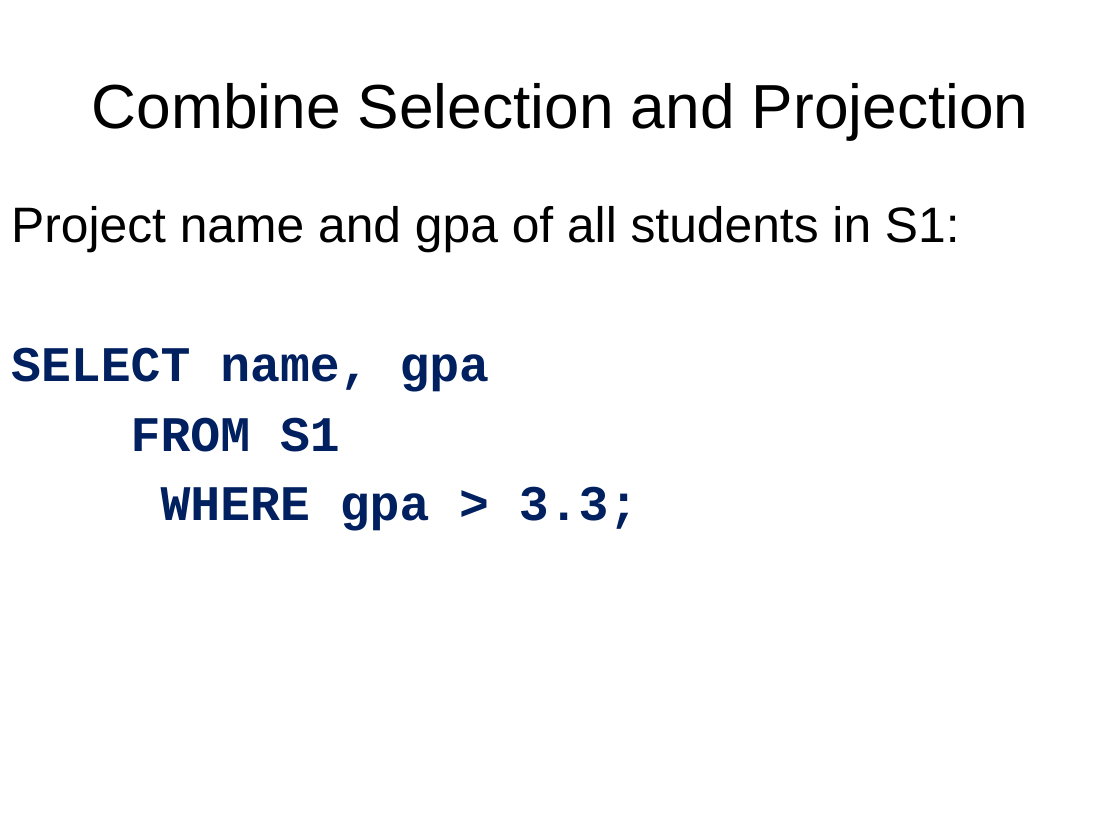
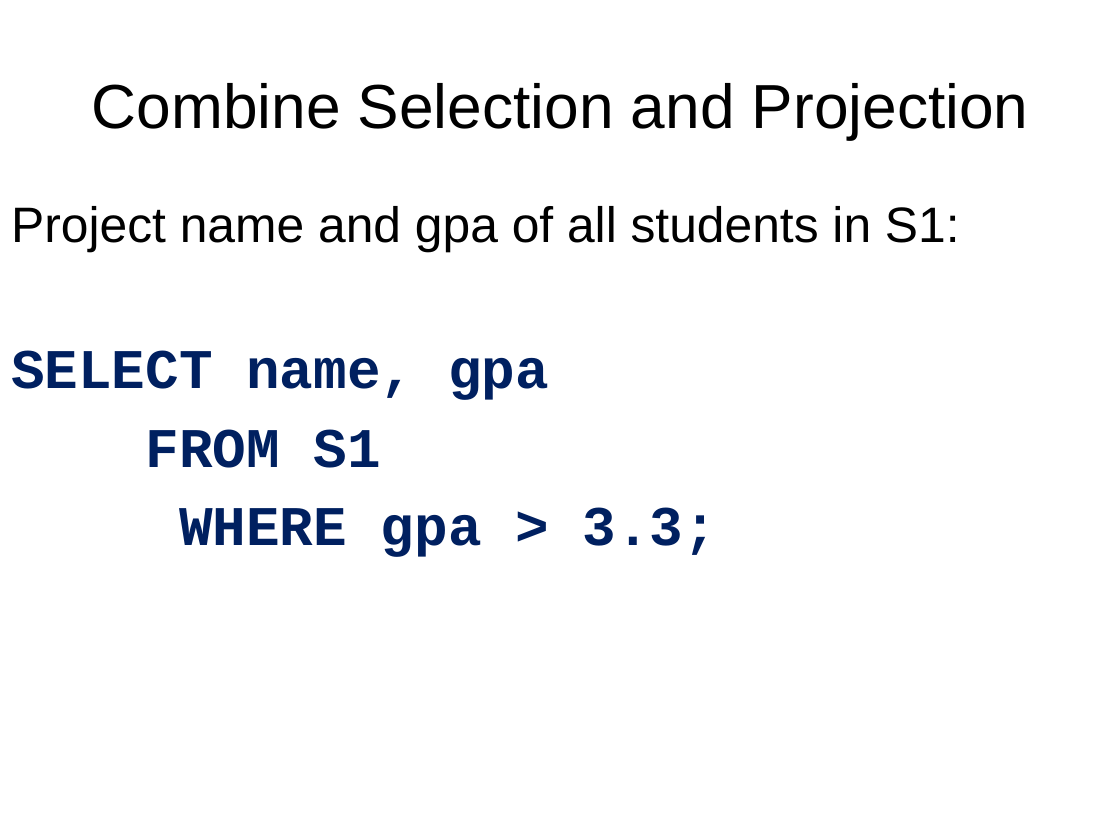
Before and after one commit to mahmoudparsian/data-warehousing-and-business-intelligence, a slide deck: slide 26 of resources/class_lectures/week_02_intro_to_relational_databases.pptx (slide 25 before the commit). Drawn at 1120x840 pixels with LibreOffice and Linux fonts; fonts in the diff are those of the drawing. Boxes give left, top, right and bottom in pixels: in the first picture for what was removed or moved away, otherwise in the second. Text is boxed around its words. In the diff, an @@ line names an element or a change of style, - is before the commit and + after.

```diff
--- a/resources/class_lectures/week_02_intro_to_relational_databases.pptx
+++ b/resources/class_lectures/week_02_intro_to_relational_databases.pptx
@@ text at bbox=[11, 350, 716, 557]: size 32 to 36 pt in "SELECT name, gpa", "FROM S1", "WHERE gpa > 3.3;" @@
```
Also in this commit, not shown: 7 other slides changed, 1 slide added, 3 other files.
